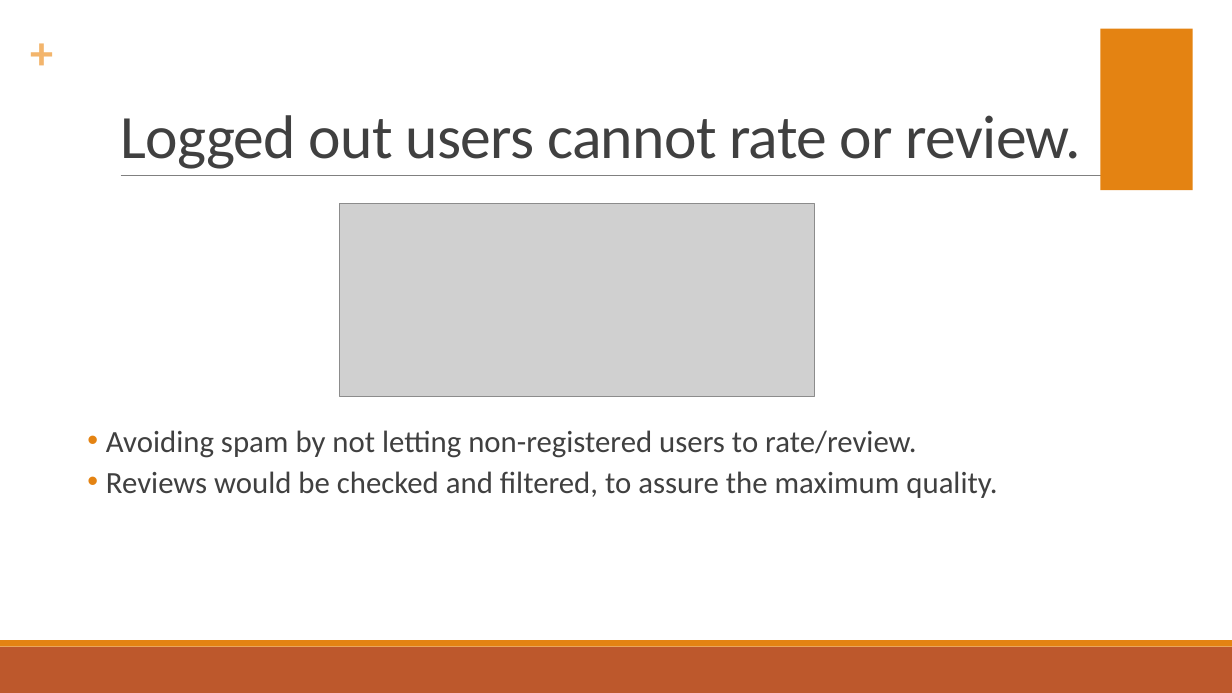
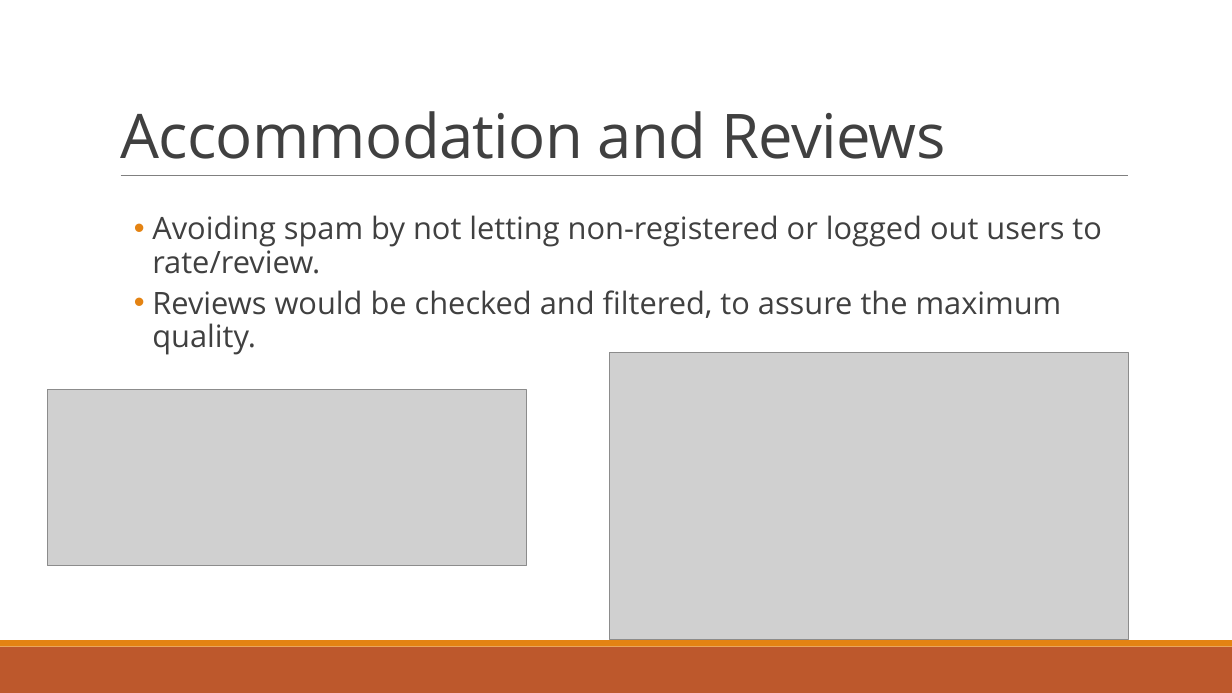
Before and after one commit to dragosthealex/roomies, a slide deck: slide 10 of res/presentation1/final_presentation.pptx. Drawn at 1232x693 pixels with LibreOffice and Linux fonts; fonts in the diff are those of the drawing; grey boxes stand for pictures. Boxes give left, top, right and bottom in pixels: in the first picture for what was removed or moved away, otherwise in the second. Text is boxed around its words. In the diff, an @@ line names an element or a change of style, - is before the commit and + after.

```diff
--- a/res/presentation1/final_presentation.pptx
+++ b/res/presentation1/final_presentation.pptx
@@ text removed at [30, 23, 66, 79] @@
-+
@@ rectangle removed at [1101, 29, 1193, 190] @@
@@ title at [120, 111, 946, 159]: text changed; font Calibri to Open Sans @@
-Logged out users cannot rate or review.
+Accommodation and Reviews
@@ text "Avoiding spam by not letting ...": place and size @@
-text "Avoiding spam by not letting ..." at [106, 430, 997, 498]
+text "Avoiding spam by not letting ..." at [152, 215, 1101, 355]
@@ picture removed at [340, 203, 815, 396] @@
@@ text at [152, 215, 1101, 274]: text changed; font Calibri to Open Sans @@
-  • Avoiding spam by not letting non-registered users to rate/review.
+  • Avoiding spam by not letting non-registered or logged out users to rate/review.
@@ text at [152, 290, 1062, 355]: font Calibri to Open Sans in "Reviews would be checked and filtered, to ..." @@
@@ picture added at [610, 353, 1128, 640] @@
@@ picture added at [47, 390, 527, 567] @@
```
Also in this commit, not shown: 10 other slides changed, 9 slides added, 18 slides removed, 1 other file.
